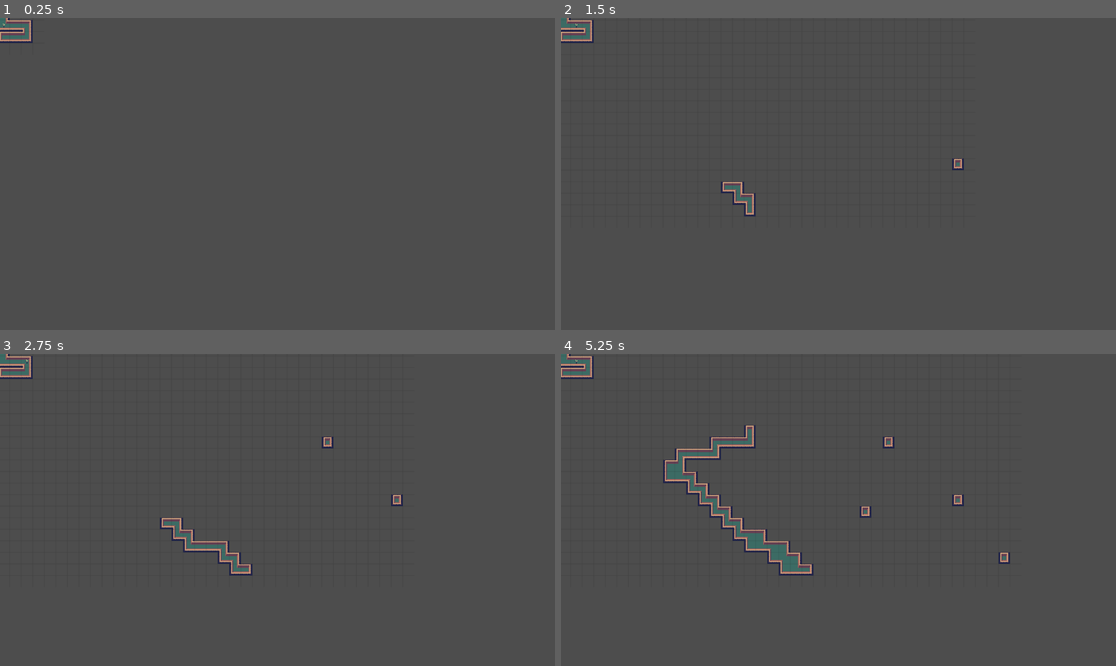
Above: before the commit, frames 1-4 (two rows, left to right).
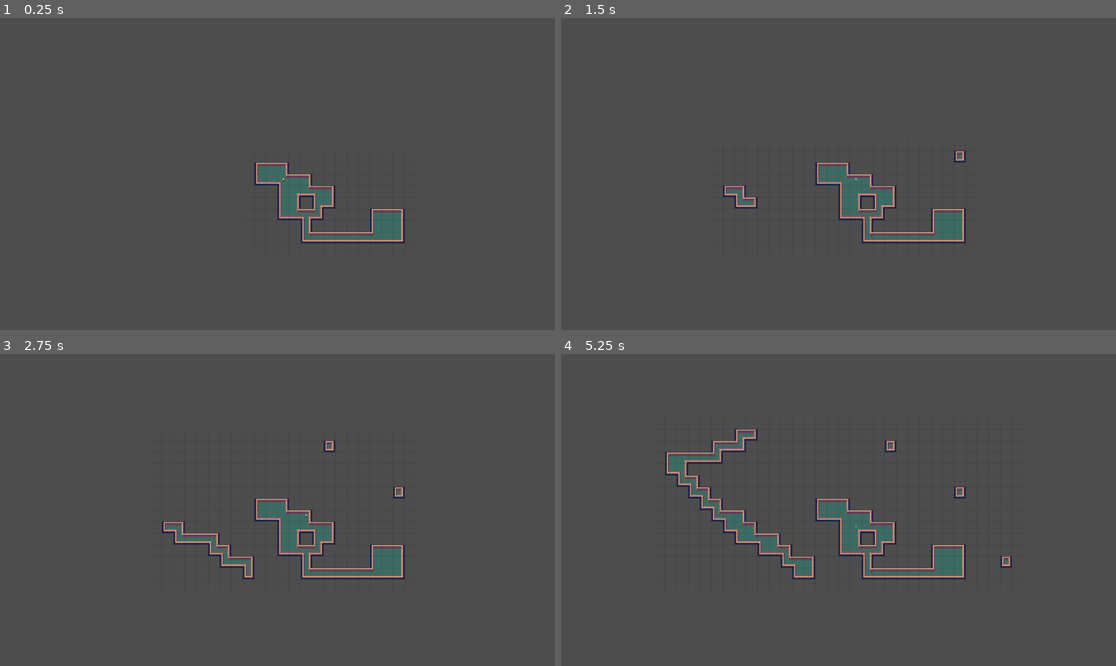
Above: after the commit, the same moments.

Repository: silversquirl/gmtk-2023
Game: Godot game, scene res://main_map.tscn
Same seed, same stepped clock (60 frames per second), same inputs: the game is played once before the commit and once after it.
Inputs (mouse positions are in pixels of both pictures, inside the frame that each line leads up to):
- Up to frame 1 (0.25 s): no input
- Up to frame 2 (1.5 s): tap Enter at 0.5 s; move the mouse to (960, 158) at 0.52 s; hold D 0.53-1.25 s; click (960, 158) at 0.67 s; tap Space at 1.25 s; drag from (727, 189) to (810, 236) at 1.27 s
- Up to frame 3 (2.75 s): tap Enter at 2 s; move the mouse to (333, 441) at 2.02 s; hold D from 2.03 s (still down); click (333, 441) at 2.17 s
- Up to frame 4 (5.25 s): release D at 2.75 s; tap Space at 2.75, 4.25 s; drag from (810, 572) to (672, 463) at 2.77 s; tap Enter at 3.5 s; move the mouse to (1005, 556) at 3.52 s; hold A 3.53-4.25 s; click (1005, 556) at 3.67 s; drag from (672, 463) to (755, 432) at 4.27 s; move the mouse to (866, 510) at 5.02 s; hold S from 5.03 s (still down); click (866, 510) at 5.17 s

The runs differ from the first frame. In frame 1, 2.7% of the frame differs, in the area x 0-73%, y 0-73%; in frame 2, 3.2%; in frame 3, 4.0%; in frame 4, 5.8%, in the area x 0-82%, y 0-73%.
Error after the commit: Parse Error: Expected node path as string or identifier after "$". (res://Camera.gd:8)

Commit message:
refactor: rename nodes and scripts to match each other

Diff:
--- a/cameractrl.gd
+++ b/Camera.gd
@@ -1,26 +1,21 @@
 extends Camera2D
 
-# Called when the node enters the scene tree for the first time.
 func _ready():
 	get_tree().get_root().connect("size_changed", fixzoom)
-	pass # Replace with function body.
+
 func fixzoom():
 	var vp = get_viewport_rect().size
-	var visible_world = get_parent().get_node("TileMap").visible_size()
+	var visible_world = $../EditableMap.visible_size()
 	var minzoom = max(vp.y / visible_world.y, vp.x / visible_world.x)
 	var newmag = max(zoom.x, minzoom)
 	zoom = Vector2(newmag, newmag)
 	position = fixpos(position)
 
-# Called every frame. 'delta' is the elapsed time since the previous frame.
-func _process(delta):
-	pass
-
 var dragging_from = null
 var prev_pos = null
 func fixpos(pos):
 	var extents = get_viewport_rect().size * 0.5 / zoom
-	var visible_world = get_parent().get_node("TileMap").visible_size()
+	var visible_world = $../EditableMap.visible_size()
 	return pos.clamp(Vector2(extents.x, extents.y), Vector2(visible_world.x - extents.x, visible_world.y - extents.y))
 func _input(event):
 	if event is InputEventMouseButton:
--- a/editmap.gd
+++ b/EditableMap.gd
@@ -5,14 +5,6 @@
 
 func visible_size():
 	return Vector2i(WIDTH, HEIGHT) * tile_set.tile_size
-# Called when the node enters the scene tree for the first time.
-func _ready():
-	pass # Replace with function body.
-
-
-# Called every frame. 'delta' is the elapsed time since the previous frame.
-func _process(delta):
-	pass
 
 var chain = []
 func _input(event):
--- a/moveplayermanual.gd
+++ b/Player.gd
@@ -1,15 +1,18 @@
 extends Sprite2D
 
 var _pos = Vector2i(0, 0)
-# Called when the node enters the scene tree for the first time.
-func _ready():
-	pass # Replace with function body.
 
-
-# Called every frame. 'delta' is the elapsed time since the previous frame.
 func _process(delta):
 	var tile_size = get_parent().tile_set.tile_size
 	position = _pos * tile_size + tile_size / 2
+
+	var p = %PathfindingTracker
+	p.goal(self, 10)
+	print("goal")
+	print(Engine.get_physics_frames())
+	p.finish()
+	print("finish")
+
 func _input(event):
 	if event is InputEventKey && event.pressed:
 		var d = get_parent().get_cell_tile_data(0, _pos)
--- a/main_map.tscn
+++ b/main_map.tscn
@@ -1,11 +1,13 @@
-[gd_scene load_steps=9 format=3 uid="uid://cp870qu5l1a8s"]
+[gd_scene load_steps=11 format=3 uid="uid://cp870qu5l1a8s"]
 
 [ext_resource type="Texture2D" uid="uid://1g0c5psweap6" path="res://Level_Tileset_A_Cropped.png" id="1_welxa"]
-[ext_resource type="Script" path="res://cameractrl.gd" id="2_t1rcr"]
-[ext_resource type="Script" path="res://editmap.gd" id="2_yxv88"]
-[ext_resource type="Script" path="res://griddraw.gd" id="3_ut3mh"]
+[ext_resource type="Script" path="res://EditableMap.gd" id="2_jsrkh"]
+[ext_resource type="Script" path="res://PathfindingTracker.gd" id="2_s6sp2"]
+[ext_resource type="Script" path="res://PathfindingDebug.gd" id="3_0eei7"]
+[ext_resource type="Script" path="res://Player.gd" id="4_x7dpu"]
+[ext_resource type="Script" path="res://GridRenderer.gd" id="5_0eh4b"]
 [ext_resource type="Texture2D" uid="uid://bpbkapjpx1um7" path="res://player_a.png" id="5_8cdki"]
-[ext_resource type="Script" path="res://moveplayermanual.gd" id="6_7751c"]
+[ext_resource type="Script" path="res://Camera.gd" id="6_84vyh"]
 
 [sub_resource type="TileSetAtlasSource" id="TileSetAtlasSource_8jukn"]
 texture = ExtResource("1_welxa")
@@ -349,25 +351,35 @@
 terrain_set_0/terrain_0/color = Color(0.843137, 0.301961, 0.498039, 1)
 sources/0 = SubResource("TileSetAtlasSource_8jukn")
 
-[node name="Main map" type="Node2D"]
-
-[node name="TileMap" type="TileMap" parent="."]
+[node name="root" type="Node2D"]
+
+[node name="EditableMap" type="TileMap" parent="."]
 texture_filter = 1
 tile_set = SubResource("TileSet_kw6jq")
 format = 2
-layer_0/tile_data = PackedInt32Array(65534, 524288, 3, -2, 524288, 0, -1, 655360, 0, 65535, 589824, 3, -65536, 720896, 0, 0, 393216, 3, 1, 131072, 3, 2, 196608, 0, 65538, 196608, 2, 65537, 131072, 3, 65536, 65536, 3)
-script = ExtResource("2_yxv88")
-
-[node name="PlayerA" type="Sprite2D" parent="TileMap"]
+layer_0/tile_data = PackedInt32Array(65534, 524288, 3, -2, 524288, 0, -1, 655360, 0, 65535, 589824, 3, -65536, 720896, 0, 0, 655360, 2, 1, 655360, 0, 2, 720896, 0, 65538, 393216, 3, 65539, 327680, 0, 65540, 720896, 0, 131076, 720896, 3, 131075, 262144, 2, 196611, 196608, 2, 196610, 131072, 0, 196609, 393216, 3, 131073, 720896, 2, 65537, 393216, 2, 65536, 524288, 1, 131072, 524288, 1, 196608, 524288, 3, 262146, 0, 1, 327682, 65536, 2, 327683, 131072, 3, 327684, 131072, 3, 327685, 131072, 3, 327686, 131072, 3, 327687, 131072, 3, 327688, 327680, 3, 262152, 524288, 1, 196616, 524288, 0, 196617, 655360, 0, 196618, 720896, 0, 262154, 720896, 2, 327690, 720896, 3, 327689, 589824, 3, 262153, 589824, 2)
+script = ExtResource("2_jsrkh")
+
+[node name="Player" type="Sprite2D" parent="EditableMap"]
 texture_filter = 1
-position = Vector2(-3.5, -12)
+position = Vector2(20.5, 17)
 scale = Vector2(0.3335, 0.3335)
 texture = ExtResource("5_8cdki")
-script = ExtResource("6_7751c")
-
-[node name="Node2D" type="Node2D" parent="TileMap"]
-script = ExtResource("3_ut3mh")
-
-[node name="Camera2D" type="Camera2D" parent="."]
-position = Vector2(580, 320)
-script = ExtResource("2_t1rcr")
+script = ExtResource("4_x7dpu")
+
+[node name="GridRenderer" type="Node2D" parent="EditableMap"]
+script = ExtResource("5_0eh4b")
+
+[node name="Camera" type="Camera2D" parent="."]
+script = ExtResource("6_84vyh")
+
+[node name="PathfindingTracker" type="Node" parent="."]
+unique_name_in_owner = true
+script = ExtResource("2_s6sp2")
+
+[node name="PathfindingDebug" type="Control" parent="PathfindingTracker"]
+layout_mode = 3
+anchors_preset = 0
+offset_right = 40.0
+offset_bottom = 23.0
+script = ExtResource("3_0eei7")
--- a/project.godot
+++ b/project.godot
@@ -15,6 +15,10 @@
 config/features=PackedStringArray("4.1", "GL Compatibility")
 config/icon="res://icon.svg"
 
+[autoload]
+
+Global="*res://Global.gd"
+
 [rendering]
 
 renderer/rendering_method="gl_compatibility"
Renamed: griddraw.gd -> GridRenderer.gd
Not shown, changed: .gitignore
